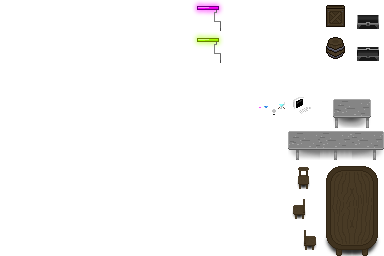
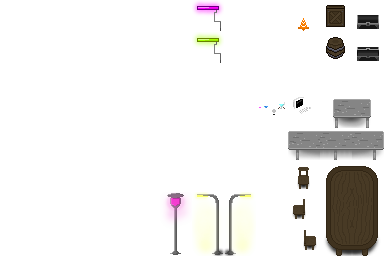
Revision of a layered 384×256 image; what changed, layer by layer:
added layer "laterna copy" above "laterna" over [224, 192, 256, 256]
added layer "laterna" above "laterna2" over [192, 192, 224, 256]
added layer "laterna2" above "pilone" over [161, 192, 192, 255]
added layer "pilone" over [298, 18, 309, 31]
